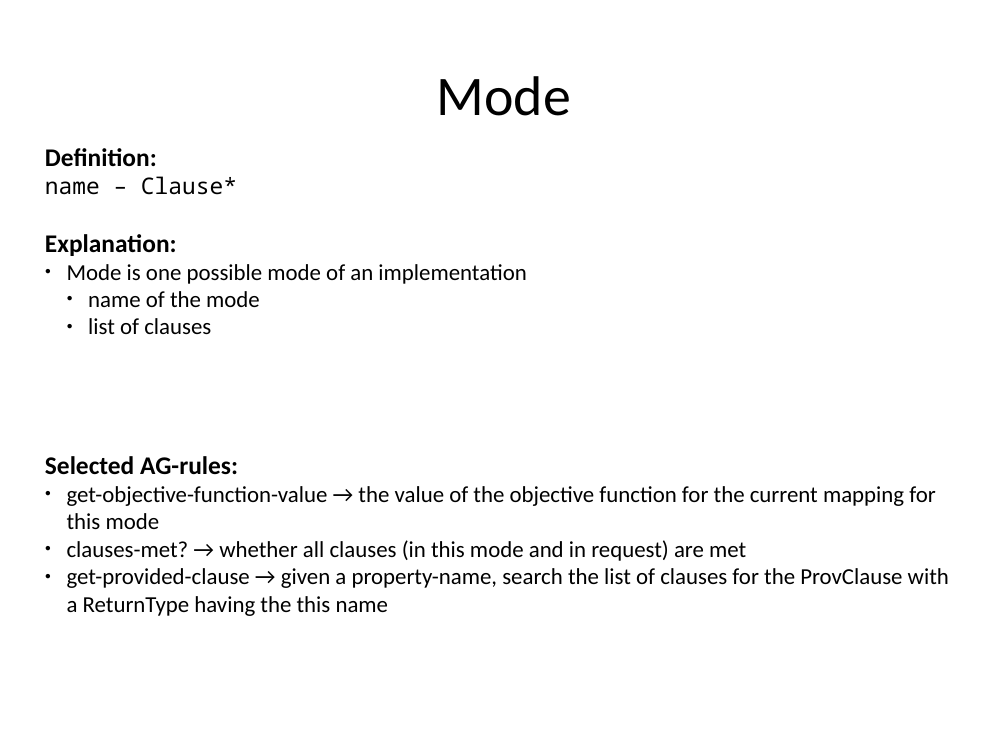
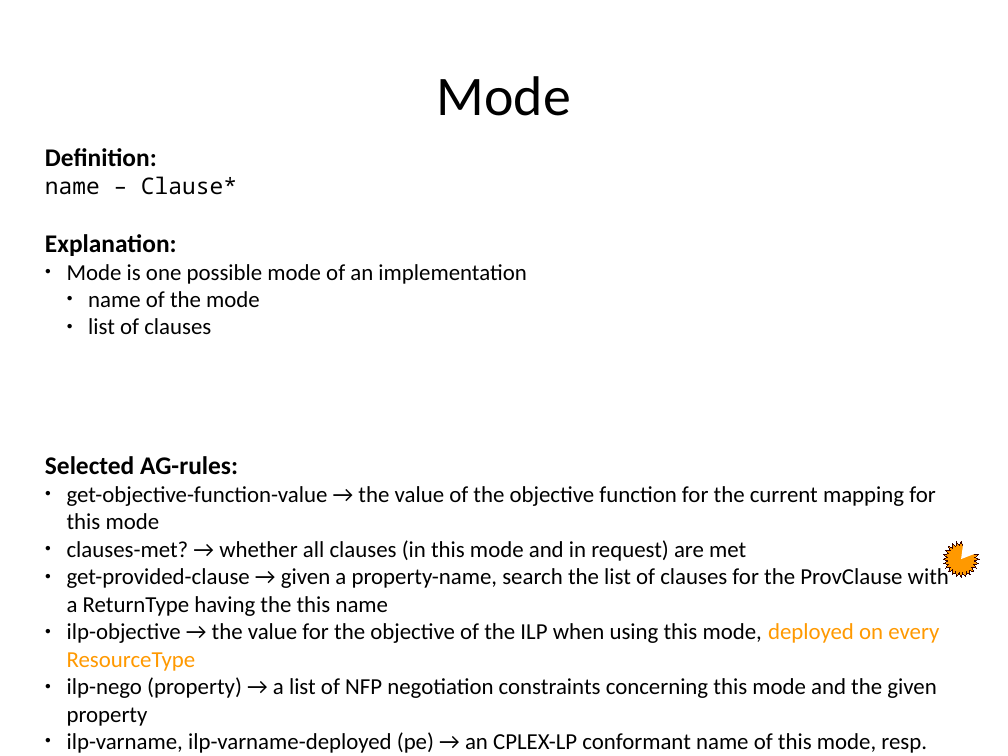
Before and after one commit to rene-schoene/racr-mquat, a slide deck: slide 18 of doc/the-model.odp. Drawn at 1008x756 pixels with LibreOffice and Linux fonts; fonts in the diff are those of the drawing. Boxes give left, top, right and bottom in pixels: in the first picture for what was removed or moved away, otherwise in the second. Text is boxed around its words. In the diff, an @@ line names an element or a change of style, - is before the commit and + after.

```diff
--- a/doc/the-model.odp
+++ b/doc/the-model.odp
@@ pie slice (boxed as its full ellipse) added at [942, 540, 981, 578], fill #FFFFFF @@
@@ freeform shape added at [943, 542, 979, 577], fill #FF9900, outline #330000 0 pt @@
@@ text at [67, 623, 939, 753]: paragraphs added @@
+● ilp-objective → the value for the objective of the ILP when using this mode, deployed on every ResourceType
+● ilp-nego (property) → a list of NFP negotiation constraints concerning this mode and the given property
+● ilp-varname, ilp-varname-deployed (pe) → an CPLEX-LP conformant name of this mode, resp. mode deployed on the given Resource
```
Also in this commit, not shown: 8 other slides changed, 1 slide added.
